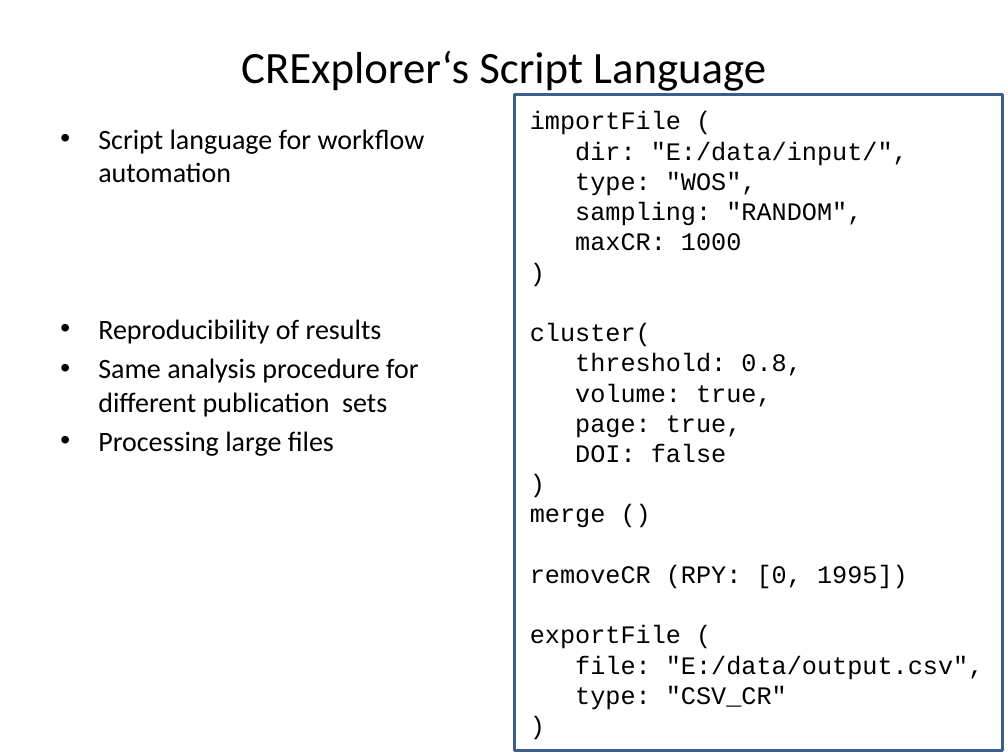
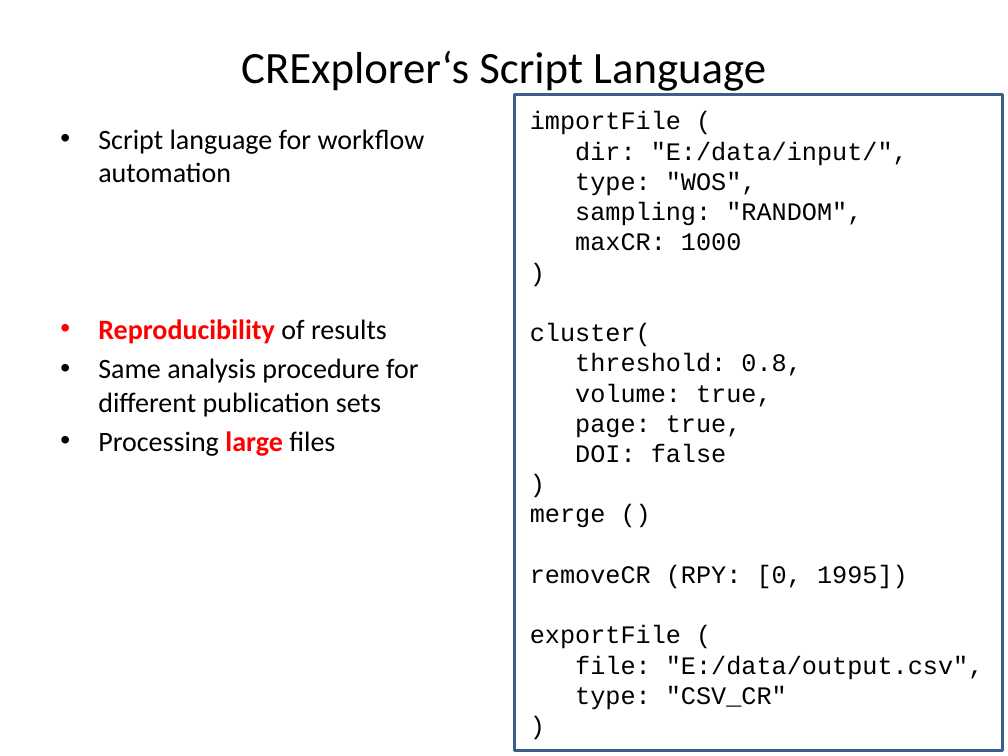
Before and after one commit to andreas-thor/cre, a slide deck: slide 17 of docs/slides/cre_overview.pptx (slide 18 before the commit). Drawn at 1008x756 pixels with LibreOffice and Linux fonts; fonts in the diff are those of the drawing. Boxes give left, top, right and bottom in pixels: in the first picture for what was removed or moved away, otherwise in the second. Text is boxed around its words. In the diff, an @@ line names an element or a change of style, - is before the commit and + after.

```diff
--- a/docs/slides/cre_overview.pptx
+++ b/docs/slides/cre_overview.pptx
@@ text at (98,319,387,456): text colour #000000 to #FF0000, bold on in "Reproducibility", "large" @@
```
Also in this commit, not shown: 7 other slides changed, 2 slides added, 3 slides removed.
